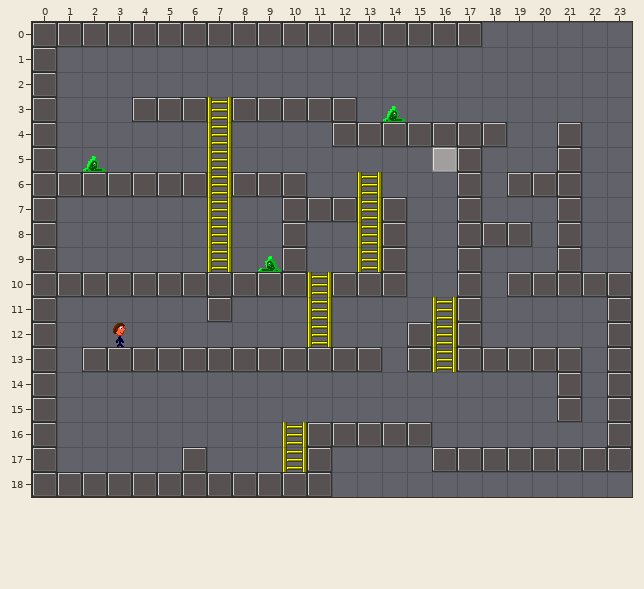
Tiled map, stored at map/map1.tmx. The picture above is the old version.
Cells are 25x25 px. Shown: x 0..23, y 0..18.
After:
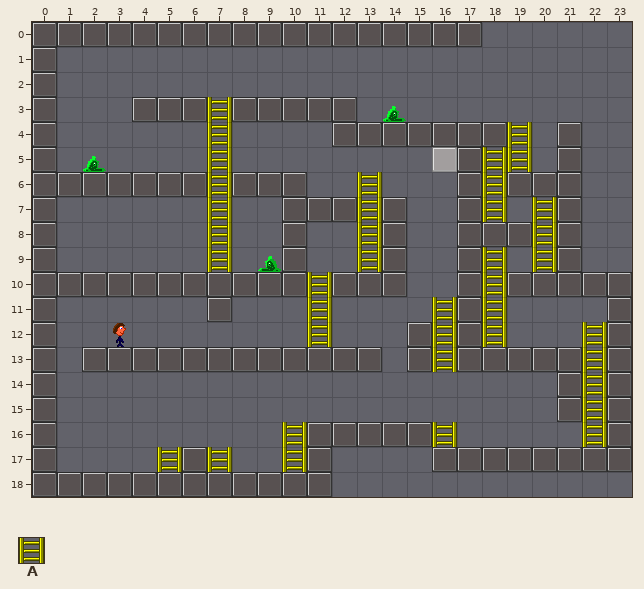
Key: from "shplat": A 1 "ladder".
_ is an empty cell.
Commit message: Improved falling collision detection. Also added up sprite when climbing
From old to new:
{"where": "layer \"blocks\""}
{"y":4,"x":19,"old":"_","new":"A"}
{"y":5,"x":18,"old":"__","new":"AA"}
{"y":6,"x":18,"old":"_","new":"A"}
{"y":7,"x":18,"old":"_","new":"A"}
{"y":7,"x":20,"old":"_","new":"A"}
{"y":8,"x":20,"old":"_","new":"A"}
{"y":9,"x":18,"old":"_","new":"A"}
{"y":9,"x":20,"old":"_","new":"A"}
{"y":10,"x":18,"old":"_","new":"A"}
{"y":11,"x":18,"old":"_","new":"A"}
{"y":12,"x":18,"old":"_","new":"A"}
{"y":12,"x":22,"old":"_","new":"A"}
{"y":13,"x":22,"old":"_","new":"A"}
{"y":14,"x":22,"old":"_","new":"A"}
{"y":15,"x":22,"old":"_","new":"A"}
{"y":16,"x":16,"old":"_","new":"A"}
{"y":16,"x":22,"old":"_","new":"A"}
{"y":17,"x":5,"old":"_","new":"A"}
{"y":17,"x":7,"old":"_","new":"A"}
{"label":"added","picture_box":[482,122,532,222]}
{"label":"added","picture_box":[532,197,557,272]}
{"label":"added","picture_box":[482,247,507,347]}
{"label":"added","picture_box":[582,322,607,447]}
{"label":"added","picture_box":[432,422,457,447]}
{"label":"added","picture_box":[157,447,182,472]}
{"label":"added","picture_box":[207,447,232,472]}
